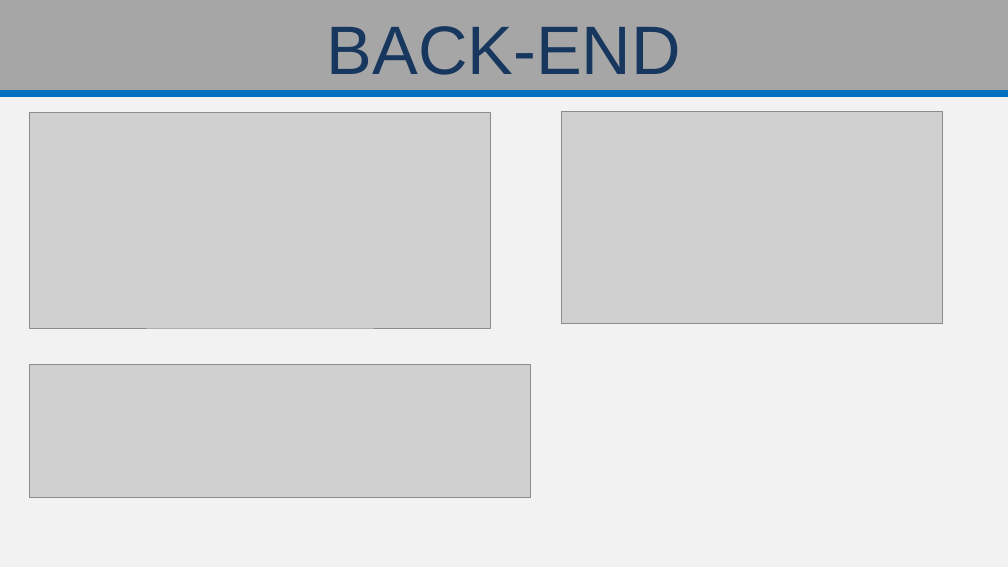
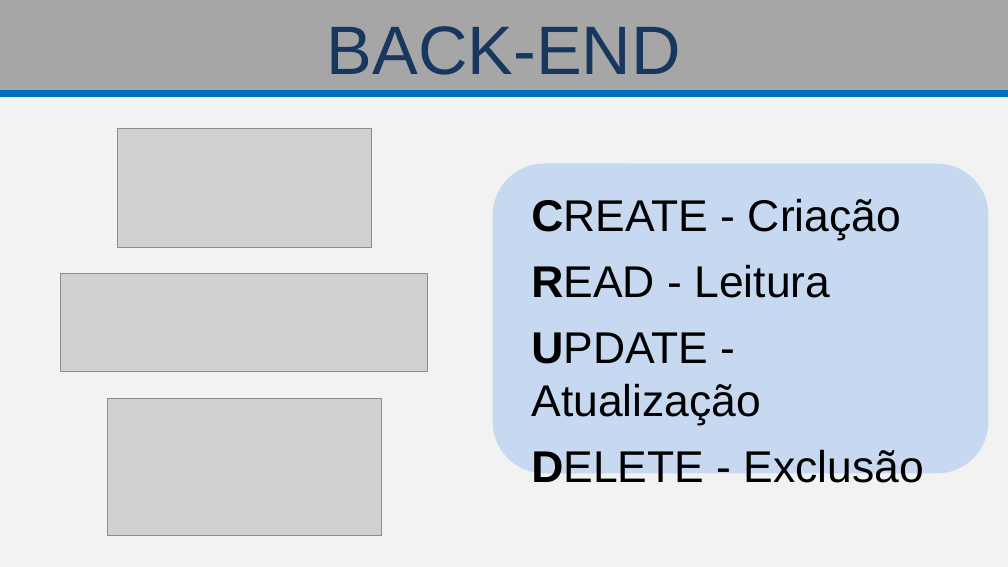
Before and after one commit to TR0NZ0D/Brazil-Career-Hub, a slide deck: slide 16 of Files/TCC - Final/Apresentacao_Final.pptx. Drawn at 1008x567 pixels with LibreOffice and Linux fonts; fonts in the diff are those of the drawing; grey boxes stand for pictures. Boxes give left, top, right and bottom in pixels: in the first picture for what was removed or moved away, otherwise in the second. Text is boxed around its words. In the diff, an @@ line names an element or a change of style, - is before the commit and + after.

Commit message:
SLIDES

```diff
--- a/Files/TCC - Final/Apresentacao_Final.pptx
+++ b/Files/TCC - Final/Apresentacao_Final.pptx
@@ picture removed at bbox=[562, 112, 943, 324] @@
@@ picture: place and size @@
-picture at bbox=[29, 113, 491, 328]
+picture at bbox=[118, 129, 371, 247]
@@ rounded rectangle added at bbox=[493, 164, 989, 474], fill #C6D9F1 @@
@@ text added at bbox=[531, 198, 924, 492], 35 pt, text #000000 @@
+CREATE - Criação
+READ - Leitura
+UPDATE - Atualização
+DELETE - Exclusão
@@ picture: place and size @@
-picture at bbox=[29, 364, 531, 498]
+picture at bbox=[61, 274, 428, 372]
@@ picture added at bbox=[107, 399, 381, 536] @@
```
Also in this commit, not shown: 5 other slides changed, 1 slide added, 1 slide removed.
